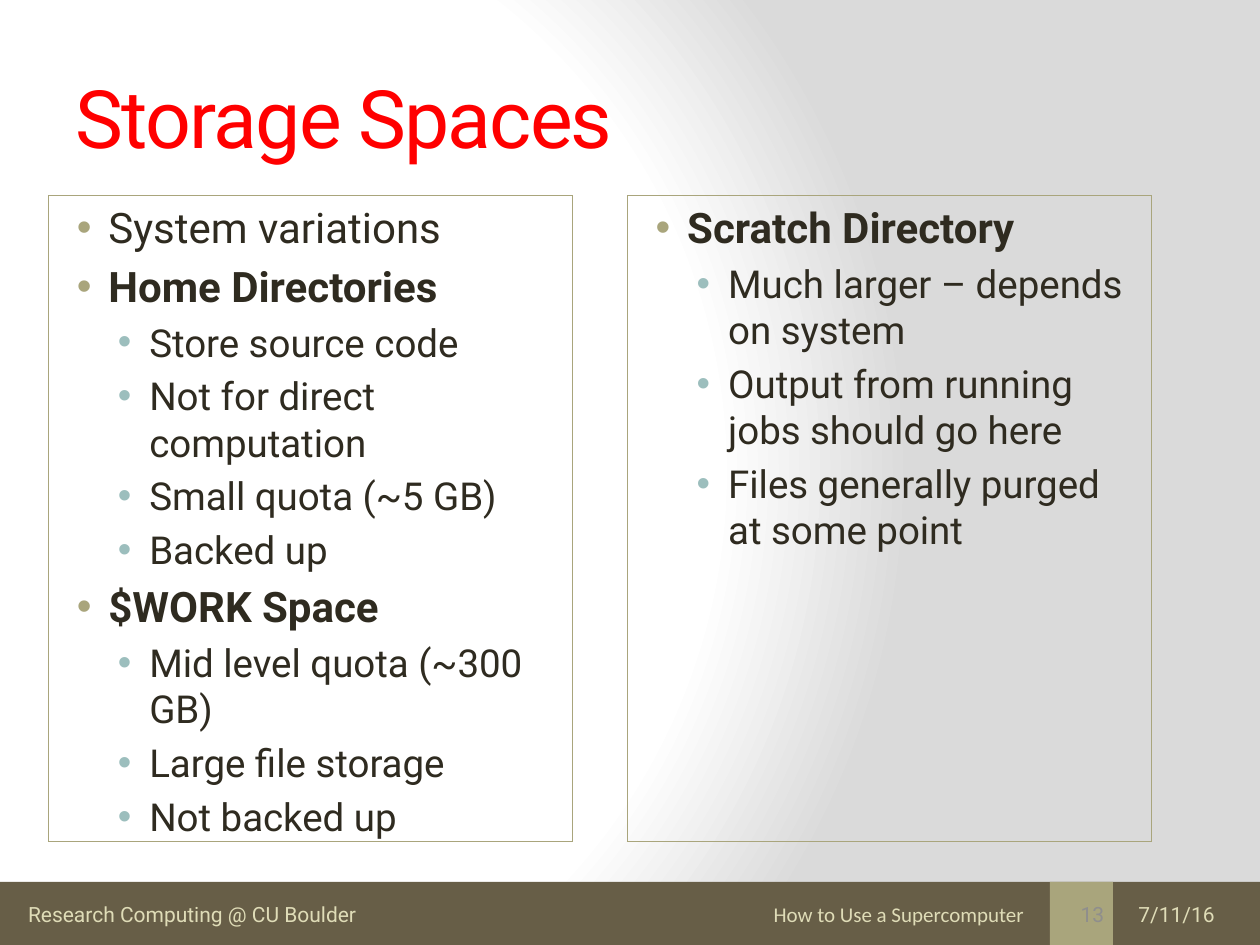
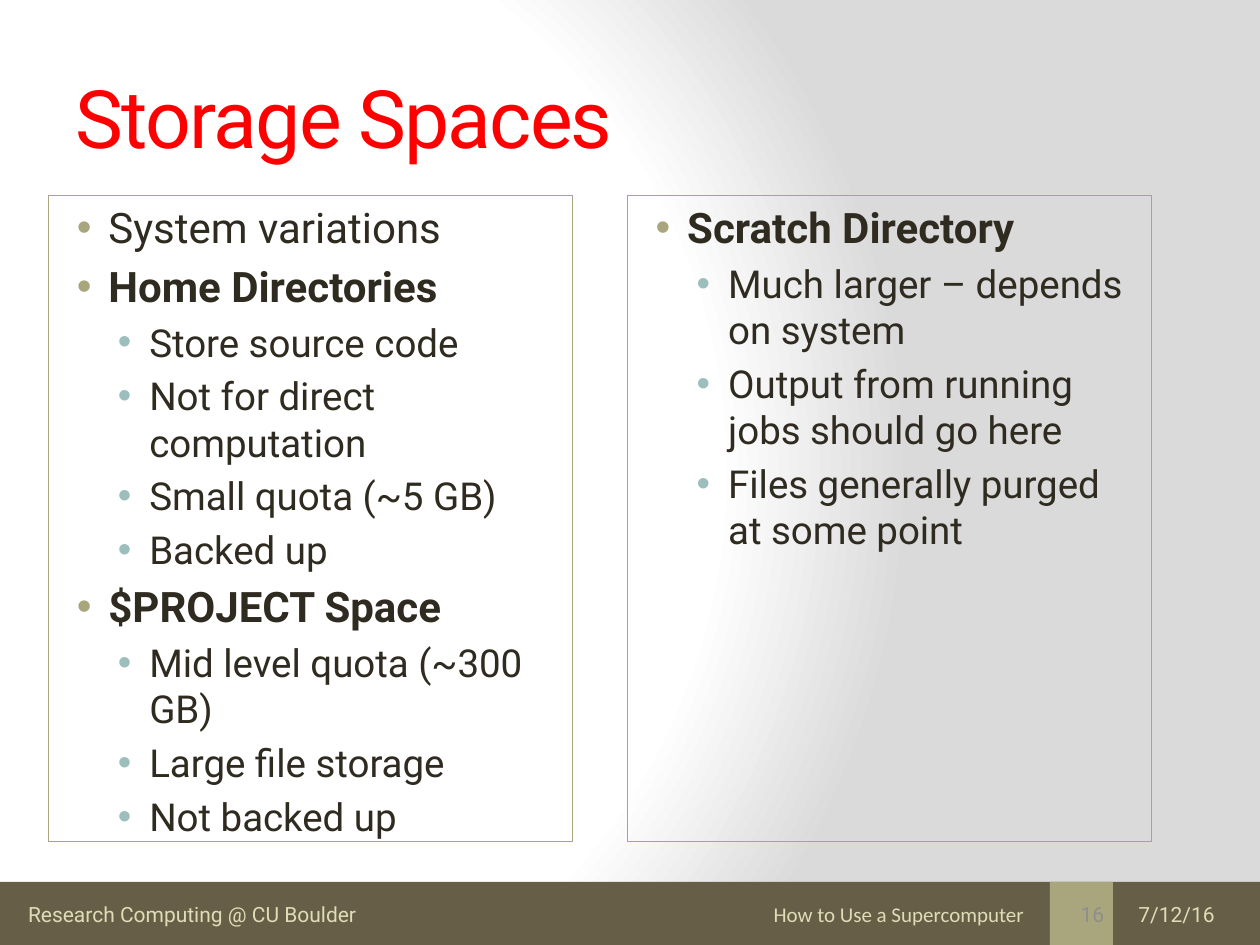
Before and after one commit to kkwinner/Final_Tutorials, a slide deck: slide 16 of Basics_Supercomputing/what_is_supercomputer.pptx (slide 13 before the commit). Drawn at 1260x945 pixels with LibreOffice and Linux fonts; fonts in the diff are those of the drawing. Boxes give left, top, right and bottom in pixels: in the first picture for what was removed or moved away, otherwise in the second. Text is boxed around its words. In the diff, an @@ line names an element or a change of style, - is before the commit and + after.

```diff
--- a/Basics_Supercomputing/what_is_supercomputer.pptx
+++ b/Basics_Supercomputing/what_is_supercomputer.pptx
@@ text at (x1=108, y1=587, x2=442, y2=631): text changed @@
-• $WORK Space
+• $PROJECT Space
@@ text at (x1=1138, y1=907, x2=1214, y2=923): text changed @@
-7/11/16
+7/12/16
```
Also in this commit, not shown: 15 other slides changed, 6 slides added, 4 slides removed, 1 other file.
